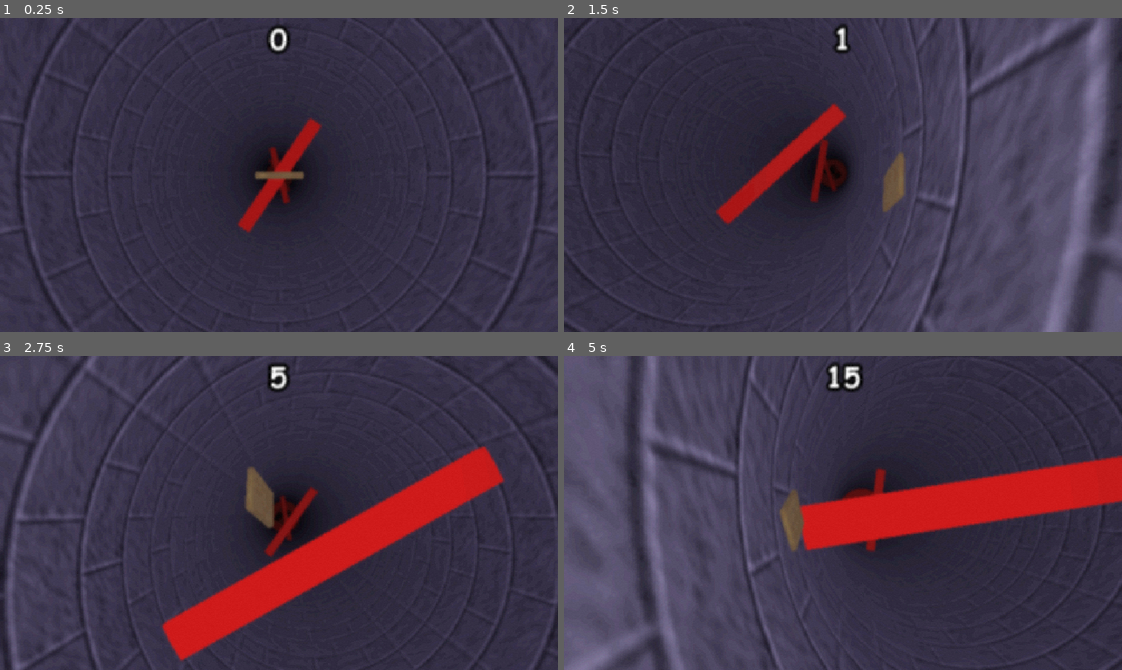
Above: before the commit, frames 1-4 (two rows, left to right).
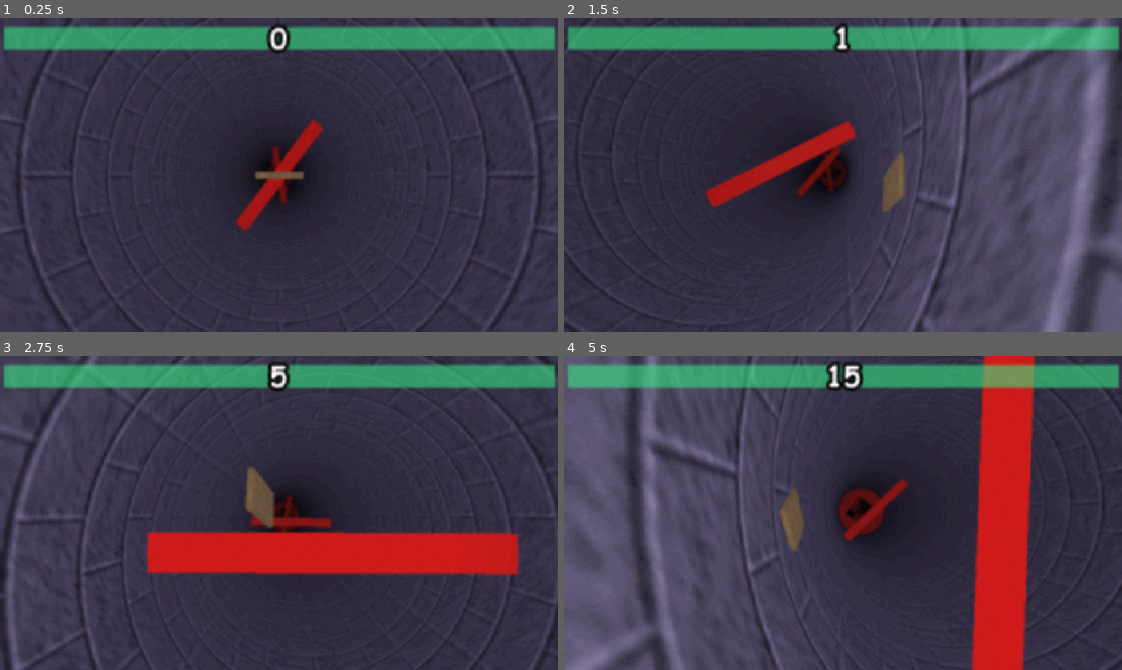
Above: after the commit, the same moments.

Repository: TaelsDaFoox/wafall
Game: Godot game, scene res://world.tscn
The game is run twice, just before and just after one commit, with the same random seed, the same clock (stepped at 60 frames per second) and the same inputs.
Inputs:
- Up to frame 1 (0.25 s): no input
- Up to frame 2 (1.5 s): tap Enter at 0.5 s; hold D (right) 0.53-1.28 s; tap Alt at 0.6 s; hold S (down) from 1.28 s (still down); tap Shift at 1.35 s
- Up to frame 3 (2.75 s): release S (down) at 2.03 s; hold D (right) from 2.03 s (still down); tap Alt at 2.1 s
- Up to frame 4 (5 s): release D (right) at 2.78 s; hold W (up) 2.78-3.53 s; tap Shift at 2.85, 4.35 s; hold A (left) from 3.53 s (still down); tap Alt at 3.6 s

The runs differ from the first frame. In frame 1, 8.0% of the frame differs, in the area x 0-100%, y 2-69%; in frame 2, 10%; in frame 3, 23%, in the area x 0-100%, y 1-98%; in frame 4, 22%.

Commit message:
intro screen and healthbar
intro screen of the waffle falling over (not set as main scene yet) and non-functional healthbar added to UI

Diff:
--- a/obstacle.gd
+++ b/obstacle.gd
@@ -2,7 +2,7 @@
 var spinspeed := 0.0
 
 func _ready() -> void:
-	spinspeed= randf_range(-0.5,0.5)
+	spinspeed= randf_range(-1,1)
 	Global.wrap.connect(wrap)
 func wrap():
 	position.y+=20
--- /dev/null
+++ b/title.gd
@@ -0,0 +1,5 @@
+extends Control
+
+
+func _on_timer_timeout() -> void:
+	get_tree().change_scene_to_file("res://world.tscn")
--- /dev/null
+++ b/title.tscn
@@ -0,0 +1,31 @@
+[gd_scene load_steps=3 format=3 uid="uid://dgl0vl8m485i6"]
+
+[ext_resource type="Script" uid="uid://b77tc5d3h52jl" path="res://title.gd" id="1_oyqm6"]
+[ext_resource type="VideoStream" uid="uid://ch3syrmssrrbc" path="res://videos/Waffle falling over2.ogv" id="1_y7k74"]
+
+[node name="Title" type="Control"]
+layout_mode = 3
+anchors_preset = 15
+anchor_right = 1.0
+anchor_bottom = 1.0
+grow_horizontal = 2
+grow_vertical = 2
+script = ExtResource("1_oyqm6")
+
+[node name="VideoStreamPlayer" type="VideoStreamPlayer" parent="."]
+layout_mode = 1
+anchors_preset = 15
+anchor_right = 1.0
+anchor_bottom = 1.0
+grow_horizontal = 2
+grow_vertical = 2
+stream = ExtResource("1_y7k74")
+autoplay = true
+expand = true
+
+[node name="Timer" type="Timer" parent="."]
+wait_time = 4.7
+one_shot = true
+autostart = true
+
+[connection signal="timeout" from="Timer" to="." method="_on_timer_timeout"]
--- a/ui.tscn
+++ b/ui.tscn
@@ -12,12 +12,23 @@
 grow_vertical = 2
 script = ExtResource("1_fyqef")
 
+[node name="ColorRect" type="ColorRect" parent="."]
+layout_mode = 1
+anchors_preset = 10
+anchor_right = 1.0
+offset_left = 4.0
+offset_top = 10.0
+offset_right = -4.0
+offset_bottom = 36.0
+color = Color(0, 1, 0.43529412, 0.5803922)
+
 [node name="ScoreLabel" type="Label" parent="."]
 layout_mode = 1
 anchors_preset = 10
 anchor_right = 1.0
+offset_top = -1.0
 offset_right = -1.0
-offset_bottom = 94.0
+offset_bottom = 93.0
 grow_horizontal = 2
 theme_override_constants/outline_size = 16
 theme_override_fonts/font = ExtResource("2_m6e0p")
--- a/world.tscn
+++ b/world.tscn
@@ -34,7 +34,7 @@
 movespeed = 100000.0
 
 [node name="Camera3D" type="Camera3D" parent="." node_paths=PackedStringArray("player")]
-transform = Transform3D(1, 0, 0, 0, -4.371139e-08, 1, 0, -1, -4.371139e-08, 0, 18.890018, 0)
+transform = Transform3D(1, 0, 0, 0, -4.371139e-08, 1, 0, -1, -4.371139e-08, 0, 35.45354, 0)
 current = true
 script = ExtResource("3_tlwt5")
 player = NodePath("../Waffle")
Not shown, added: title.gd.uid
Not shown, added: videos/Waffle falling over.ogv.uid
Not shown, added: videos/Waffle falling over2.ogv.uid
Not shown, added: videos/Waffle falling over.ogv
Not shown, added: videos/Waffle falling over.ogv658528442.tmp
Not shown, added: videos/Waffle falling over.ogv669618698.tmp
Not shown, added: videos/Waffle falling over2.ogv
